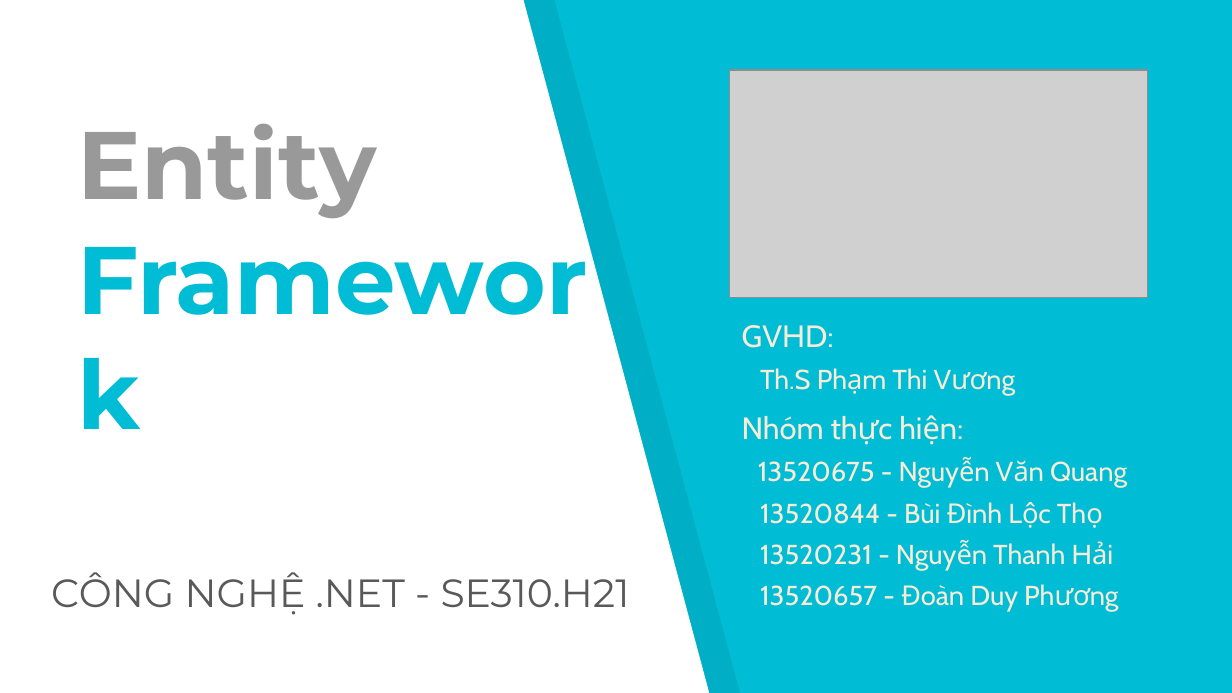
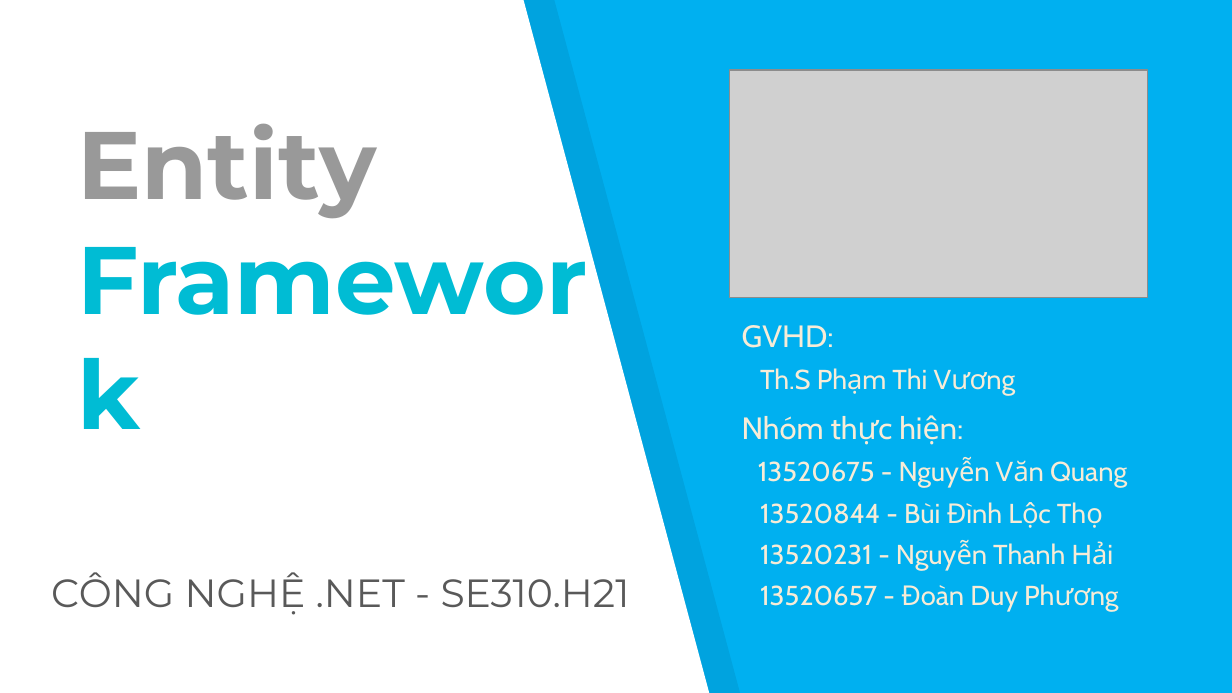
Before and after one commit to sikyurabmt/Entity-Framework, a slide deck: slide 1 of DOCUMENT/Group7-Slide.pptx. Drawn at 1232x693 pixels with LibreOffice and Linux fonts; fonts in the diff are those of the drawing; grey boxes stand for pictures. Boxes give left, top, right and bottom in pixels: in the first picture for what was removed or moved away, otherwise in the second. Text is boxed around its words. In the diff, an @@ line names an element or a change of style, - is before the commit and + after.

```diff
--- a/DOCUMENT/Group7-Slide.pptx
+++ b/DOCUMENT/Group7-Slide.pptx
@@ background #00BCD4 to #00B0F0 @@
```
Also in this commit, not shown: 14 other slides changed, 1 slide added.
